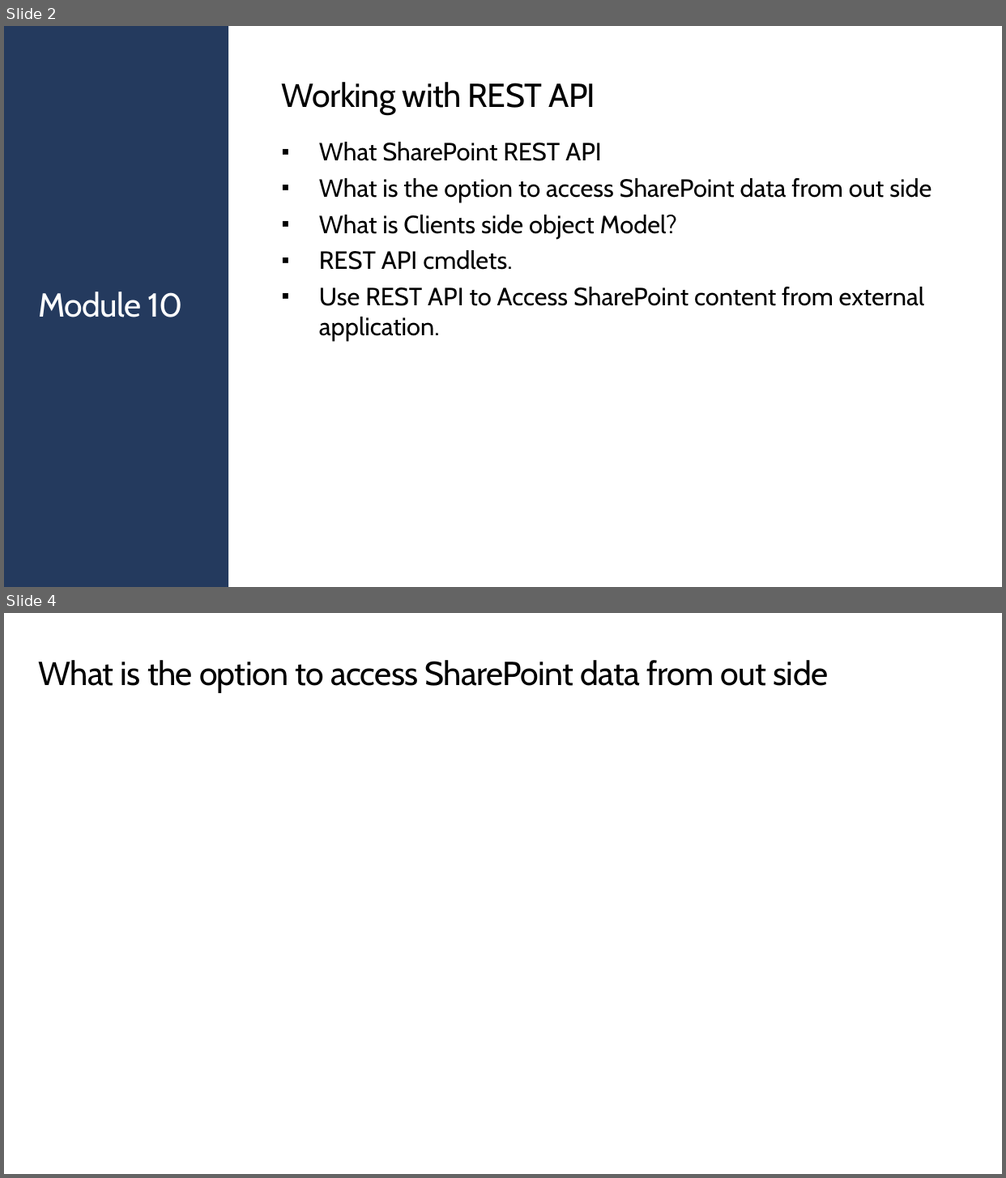
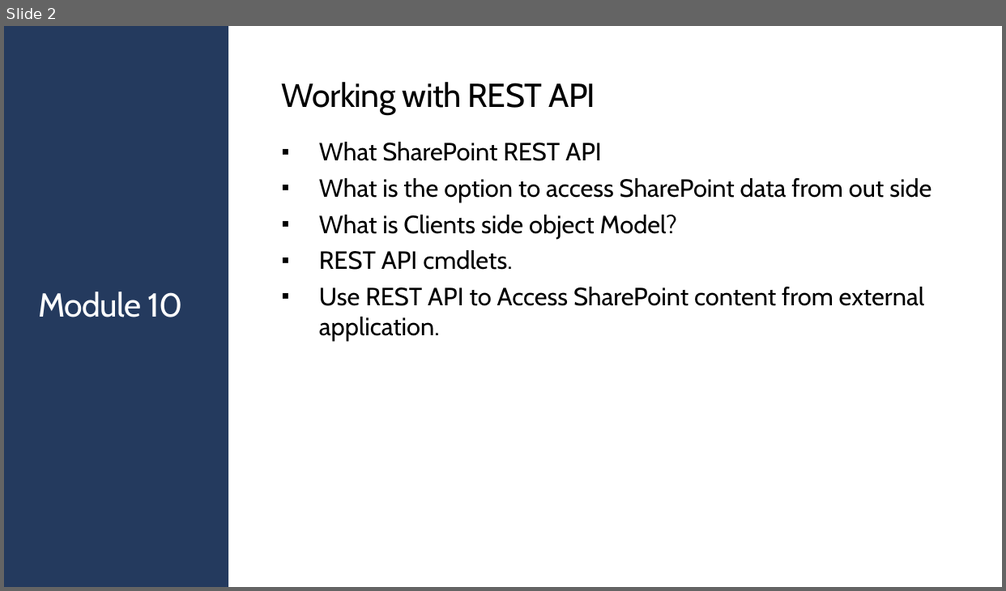
Before and after one commit to JPOWER4/SharePoint-2019-Training, a slide deck: Microsoft SharePoint 2019 Module 10.pptx. Shown one above the other, each under a label of ours: slides 2 and 4 before the commit, slide 2 after it; the slides between them are not shown. The pictures are 1006x1178 and 1006x591 pixels, drawn with LibreOffice and Linux fonts; fonts in the diff are those of the drawing. Boxes give left, top, right and bottom in pixels: in the first picture for what was removed or moved away, otherwise in the second. Text is boxed around its words. In the diff, an @@ line names an element or a change of style, - is before the commit and + after.

```diff
--- a/Microsoft SharePoint 2019 Module 10.pptx
+++ b/Microsoft SharePoint 2019 Module 10.pptx
@@ slide 4 removed at (4, 613, 1002, 1174), background #FFFFFF @@
@@ title removed at (38, 660, 829, 693) @@
-What is the option to access SharePoint data from out side
```
Also in this commit, not shown: 5 slides added, 4 other slides removed, 2 other files.
